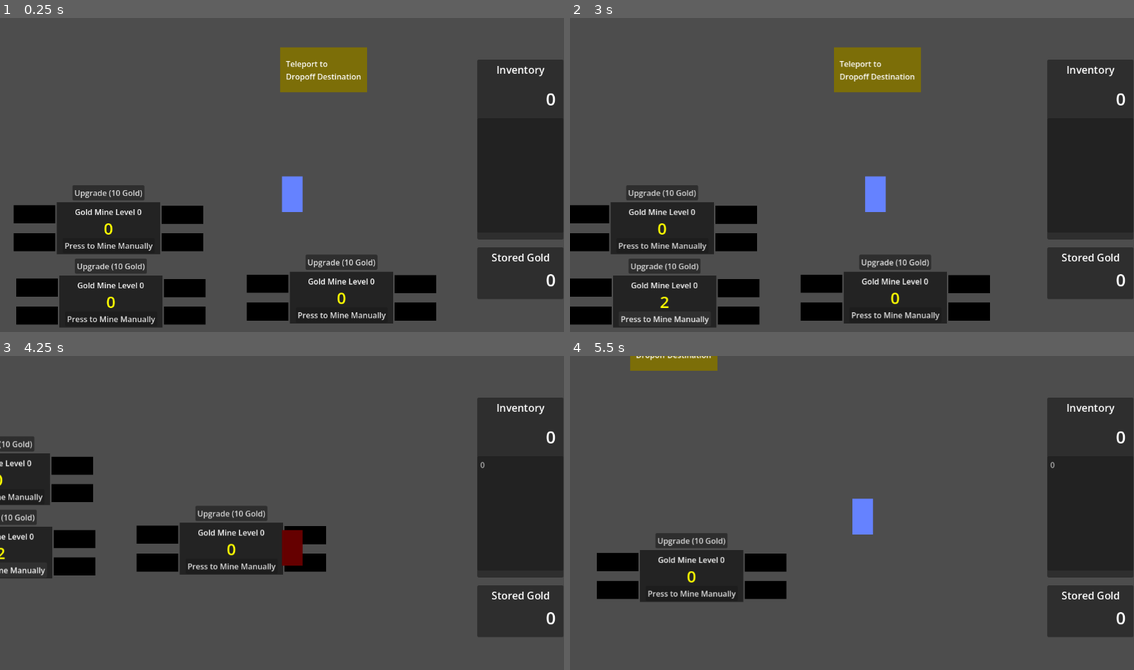
Above: before the commit, frames 1-4 (two rows, left to right).
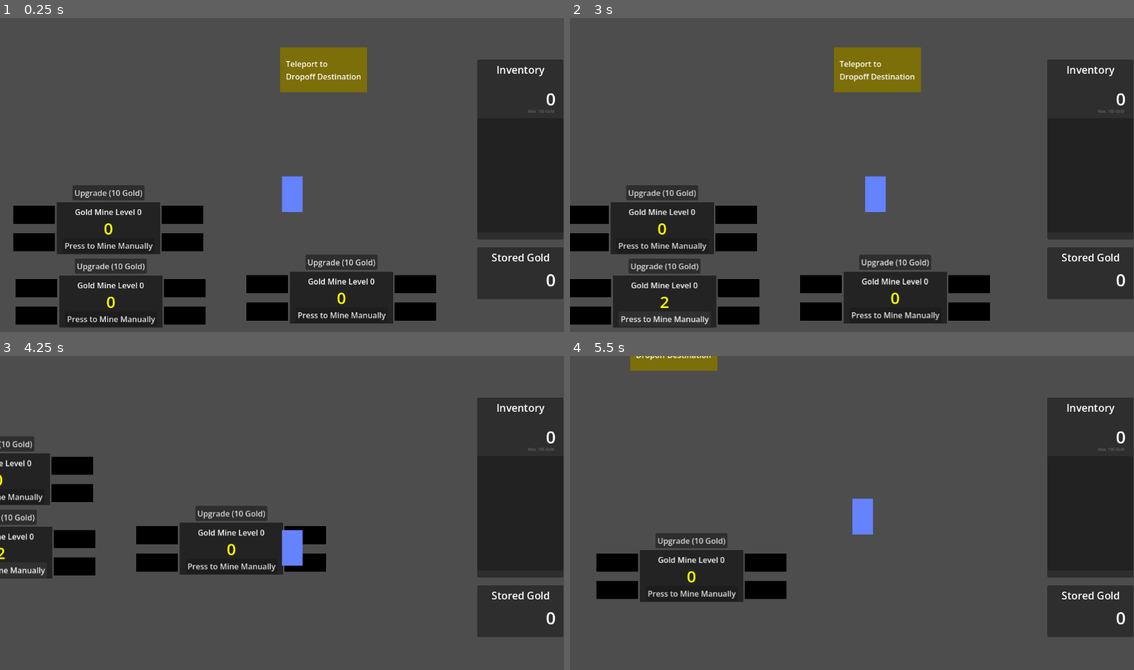
Above: after the commit, the same moments.

Repository: matrndev/gold-game
Game: Godot game, scene res://scenes/empty_scene.tscn
Two runs of this game, one before a commit and one after it. Both use one fixed random seed, a clock stepped at 60 frames per second and the inputs below.
Inputs:
- Up to frame 1 (0.25 s): no input
- Up to frame 2 (3 s): click "Upgrade (10 Gold)" at 0.5 s; click "OK" at 1.25 s; click "Press to Mine Manually" at 2 s; tap Enter at 2.75 s; hold D (move_right) from 2.78 s (still down)
- Up to frame 3 (4.25 s): release D (move_right) at 3.53 s; hold S (move_down) from 3.53 s (still down)
- Up to frame 4 (5.5 s): release S (move_down) at 4.28 s; hold D (move_right) 4.28-5.03 s; hold W (move_up) from 5.03 s (still down)

The runs differ from the first frame. In frame 1, 0.2% of the frame differs, in the area x 2-99%, y 29-98%; in frame 2, 0.2%; in frame 3, 0.5%, in the area x 24-99%, y 29-69%; in frame 4, less than 0.1%.

Commit message:
only allow 100 gold in inventory + minor tweaks

Diff:
--- a/scenes/gold_mine.tscn
+++ b/scenes/gold_mine.tscn
@@ -77,21 +77,20 @@
 wait_time = 0.1
 one_shot = true
 
-[node name="MinerPlaceholder0" type="Node2D" parent="." unique_id=1382922412 groups=["miner_placeholders"]]
-position = Vector2(-64, 6)
+[node name="MinerPlaceholder0" type="Node2D" parent="." unique_id=647789649 groups=["miner_placeholders"]]
+position = Vector2(-89, 7)
 
-[node name="ColorRect" type="ColorRect" parent="MinerPlaceholder0" unique_id=755481325]
-offset_left = -24.0
-offset_right = 61.0
+[node name="ColorRect" type="ColorRect" parent="MinerPlaceholder0" unique_id=1703026862]
+offset_right = 85.0
 offset_bottom = 37.0
 color = Color(0, 0, 0, 1)
+metadata/_edit_use_anchors_ = true
 
-[node name="MinerPlaceholder1" type="Node2D" parent="." unique_id=640568936 groups=["miner_placeholders"]]
-position = Vector2(-64, 63)
+[node name="MinerPlaceholder1" type="Node2D" parent="." unique_id=1456019616 groups=["miner_placeholders"]]
+position = Vector2(-89, 63)
 
-[node name="ColorRect" type="ColorRect" parent="MinerPlaceholder1" unique_id=548657227]
-offset_left = -24.0
-offset_right = 61.0
+[node name="ColorRect" type="ColorRect" parent="MinerPlaceholder1" unique_id=432320111]
+offset_right = 85.0
 offset_bottom = 37.0
 color = Color(0, 0, 0, 1)
 
@@ -102,6 +101,7 @@
 offset_right = 85.0
 offset_bottom = 37.0
 color = Color(0, 0, 0, 1)
+metadata/_edit_use_anchors_ = true
 
 [node name="MinerPlaceholder3" type="Node2D" parent="." unique_id=575515001 groups=["miner_placeholders"]]
 position = Vector2(214, 63)
--- a/scenes/stats_display.tscn
+++ b/scenes/stats_display.tscn
@@ -28,6 +28,23 @@
 grow_horizontal = 0
 theme_override_font_sizes/font_size = 35
 text = "0"
+
+[node name="Label2" type="Label" parent="Panel/CurrentGoldLabel" unique_id=587477447]
+layout_mode = 1
+anchors_preset = 7
+anchor_left = 0.5
+anchor_top = 1.0
+anchor_right = 0.5
+anchor_bottom = 1.0
+offset_left = -47.0
+offset_top = -5.0
+offset_right = 51.0
+offset_bottom = 25.0
+grow_horizontal = 2
+grow_vertical = 0
+theme_override_colors/font_color = Color(0.40069774, 0.40069774, 0.40069768, 1)
+theme_override_font_sizes/font_size = 8
+text = "Max. 100 Gold"
 
 [node name="Label" type="Label" parent="Panel" unique_id=2075116601]
 layout_mode = 1
--- a/scripts/gold_mine.gd
+++ b/scripts/gold_mine.gd
@@ -8,18 +8,24 @@
 	price_update(10)
 
 func _on_body_entered(body: Node2D) -> void:
-	body.modulate = Color(1.0, 0.0, 0.0, 1.0)
+	#body.modulate = Color(1.0, 0.0, 0.0, 1.0)
 
 	if body.name == "Player":
-		StoredStats.gold_transactions.append(current_gold)
+		var space_left = 100 - StoredStats.gold_inventory
+		var gold_to_give = min(current_gold, space_left)
 
-		StoredStats.gold_inventory += current_gold
-		current_gold = 0
+		if current_gold == 0:
+			return
+
+		StoredStats.gold_transactions.append(gold_to_give)
+		StoredStats.gold_inventory += gold_to_give
+		current_gold -= gold_to_give
 		update_gold_meter()
 
 
 func _on_body_exited(body: Node2D) -> void:
-	body.modulate = Color(1.0, 1.0, 1.0, 1.0)
+	#body.modulate = Color(1.0, 1.0, 1.0, 1.0)
+	pass
 
 
 func update_gold_meter() -> void:
@@ -74,6 +80,6 @@
 
 	if miner_successfully_added:
 		StoredStats.stored_gold -= current_price
-		price_update(current_price * 5)
+		price_update(current_price * 6)
 	else:
 		$AddMinerButton.hide()
